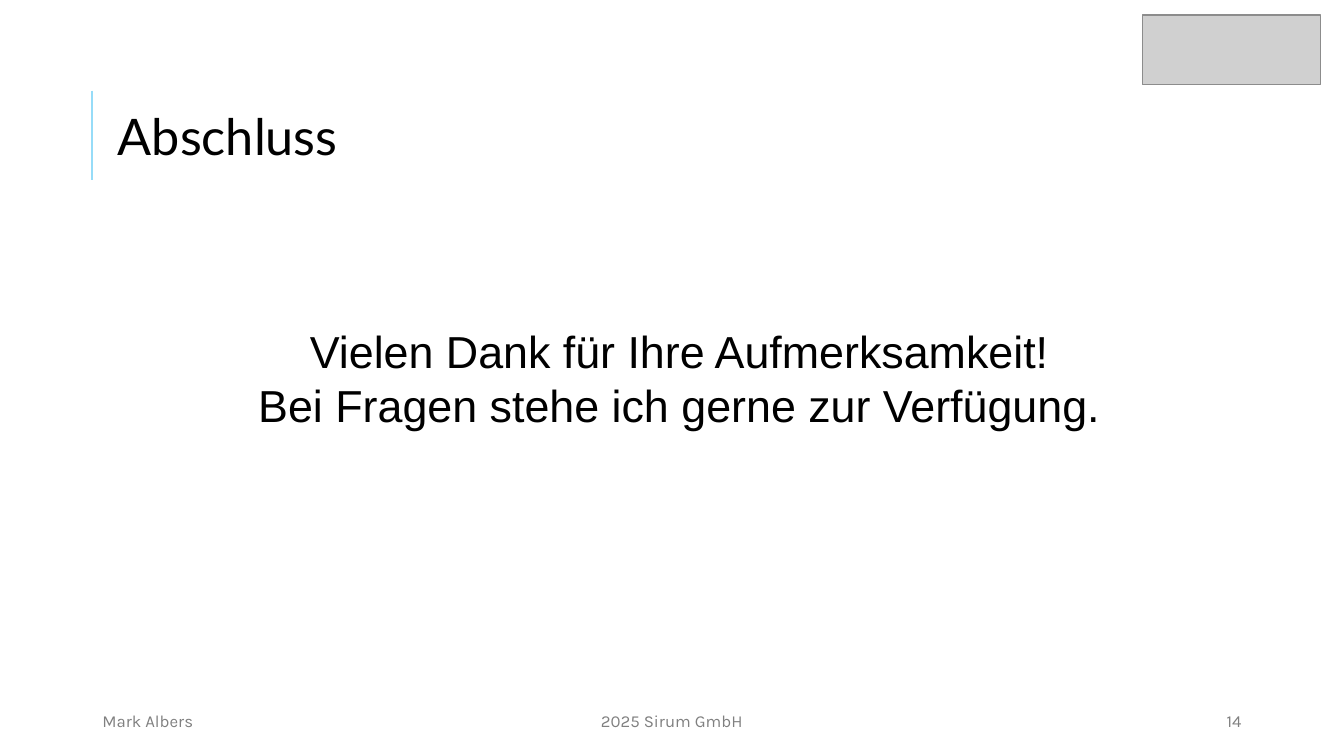
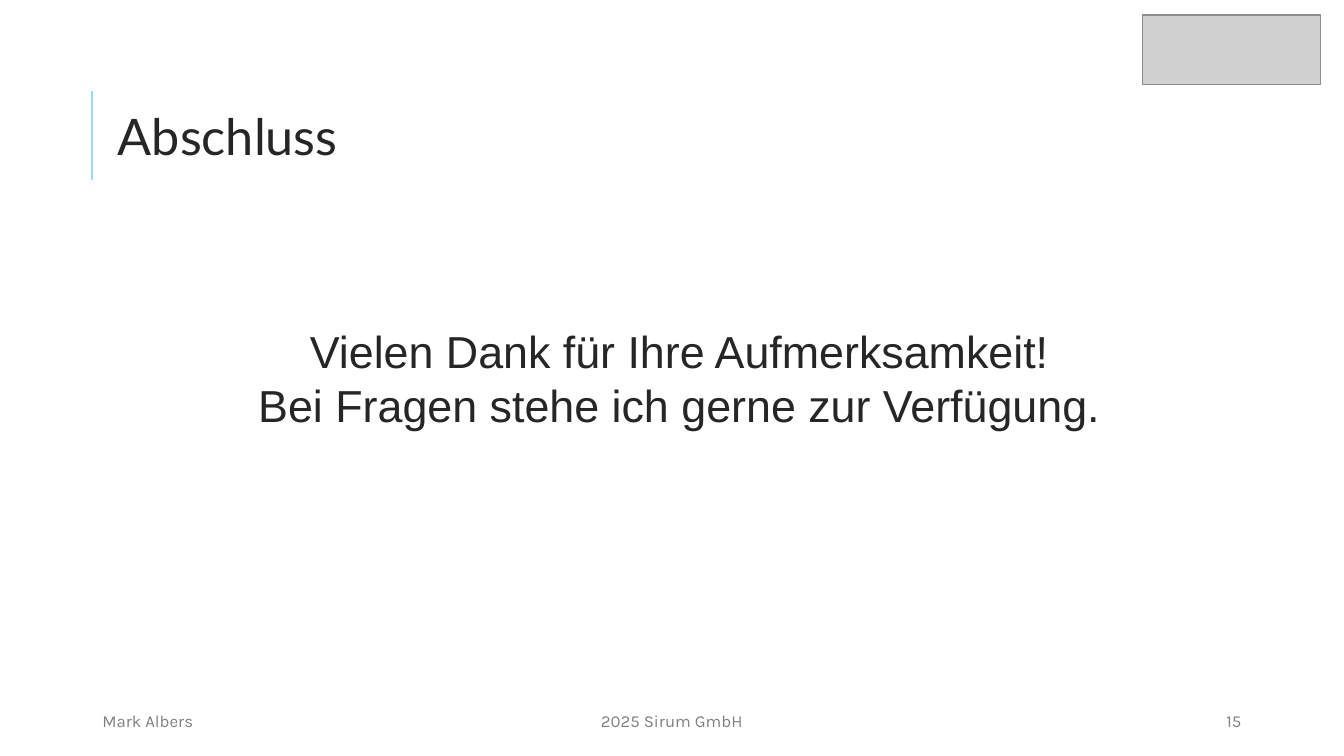
Before and after one commit to mork02/IHK-Projekt, a slide deck: slide 15 of Präsentation/Entwicklung eines Odoo-Moduls zur ZIP-komprimierten Dateiverwaltung im Dokumentenmanagementsystem.pptx (slide 14 before the commit). Drawn at 1344x756 pixels with LibreOffice and Linux fonts; fonts in the diff are those of the drawing; grey boxes stand for pictures. Boxes give left, top, right and bottom in pixels: in the first picture for what was removed or moved away, otherwise in the second. Text is boxed around its words. In the diff, an @@ line names an element or a change of style, - is before the commit and + after.

```diff
--- a/Präsentation/Entwicklung eines Odoo-Moduls zur ZIP-komprimierten Dateiverwaltung im Dokumentenmanagementsystem.pptx
+++ b/Präsentation/Entwicklung eines Odoo-Moduls zur ZIP-komprimierten Dateiverwaltung im Dokumentenmanagementsystem.pptx
@@ title "Abschluss" at (118,118,338,156): text colour #000000 to #262626 @@
@@ text "Vielen Dank für Ihre Aufmerksamkeit!" at (258,335,1100,431): text colour #000000 to #262626 @@
@@ page number at (1226,716,1241,727): text changed @@
-14
+15
```
Also in this commit, not shown: 13 other slides changed, 1 slide added.
